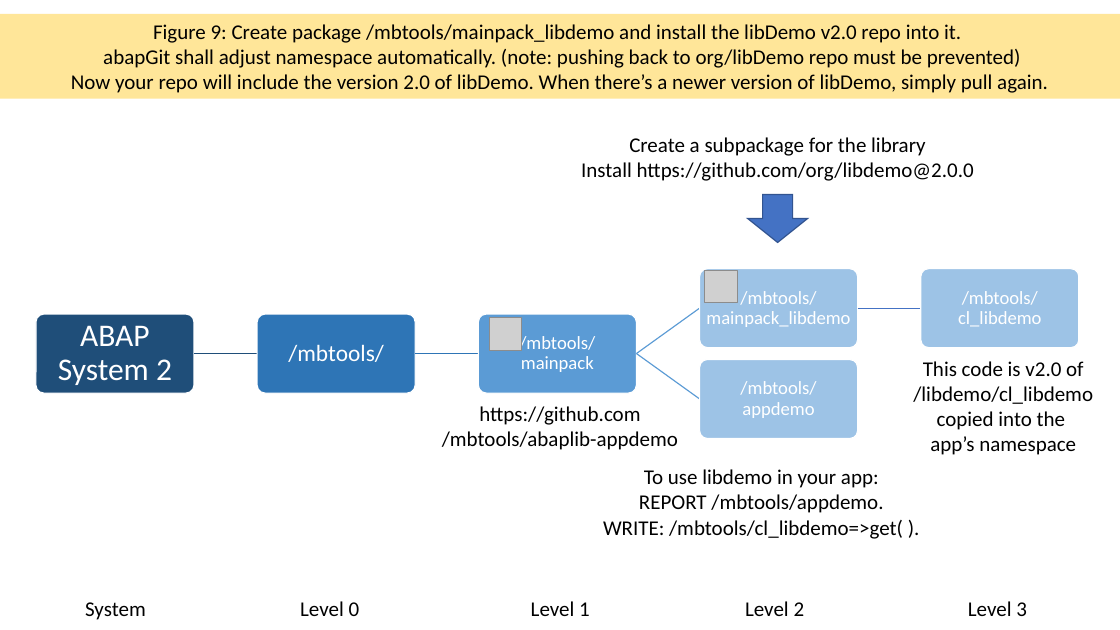
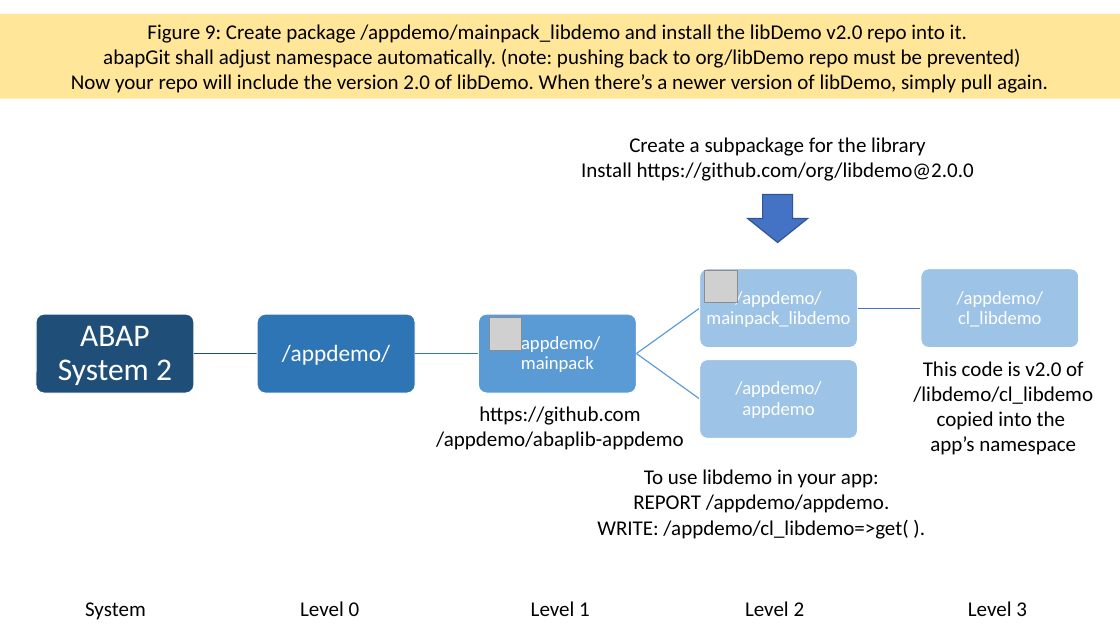
Before and after one commit to mbtools/abaplib-appdemo, a slide deck: slide 20 of docs/abapGit 2.0 - ABAP Libraries.pptx. Drawn at 1120x630 pixels with LibreOffice and Linux fonts; fonts in the diff are those of the drawing; grey boxes stand for pictures. Boxes give left, top, right and bottom in pixels: in the first picture for what was removed or moved away, otherwise in the second. Text is boxed around its words. In the diff, an @@ line names an element or a change of style, - is before the commit and + after.

```diff
--- a/docs/abapGit 2.0 - ABAP Libraries.pptx
+++ b/docs/abapGit 2.0 - ABAP Libraries.pptx
@@ text in rectangle at [147, 24, 967, 43]: text changed @@
-Figure 9: Create package /mbtools/mainpack_libdemo and install the libDemo v2.0 repo into it.
+Figure 9: Create package /appdemo/mainpack_libdemo and install the libDemo v2.0 repo into it.
@@ text at [706, 288, 850, 327]: text changed @@
-/mbtools/
-mainpack_libdemo
+/appdemo/
+mainpack_libdemo
@@ text at [957, 291, 1044, 327]: text changed @@
-/mbtools/
-cl_libdemo
+/appdemo/
+cl_libdemo
@@ text at [282, 344, 390, 365]: text changed @@
-/mbtools/
+/appdemo/
@@ text at [514, 334, 600, 372]: text changed @@
-/mbtools/
-mainpack
+/appdemo/
+mainpack
@@ text at [735, 381, 821, 418]: text changed @@
-/mbtools/
-appdemo
+/appdemo/
+appdemo
@@ text at [436, 406, 683, 450]: text changed @@
-https://github.com
-/mbtools/abaplib-appdemo
+https://github.com
+/appdemo/abaplib-appdemo
@@ text at [597, 494, 908, 539]: text changed @@
-REPORT /mbtools/appdemo.
-WRITE: /mbtools/cl_libdemo=>get( ).
+REPORT /appdemo/appdemo.
+WRITE: /appdemo/cl_libdemo=>get( ).
```
Also in this commit, not shown: 2 other slides changed, 1 other file.
